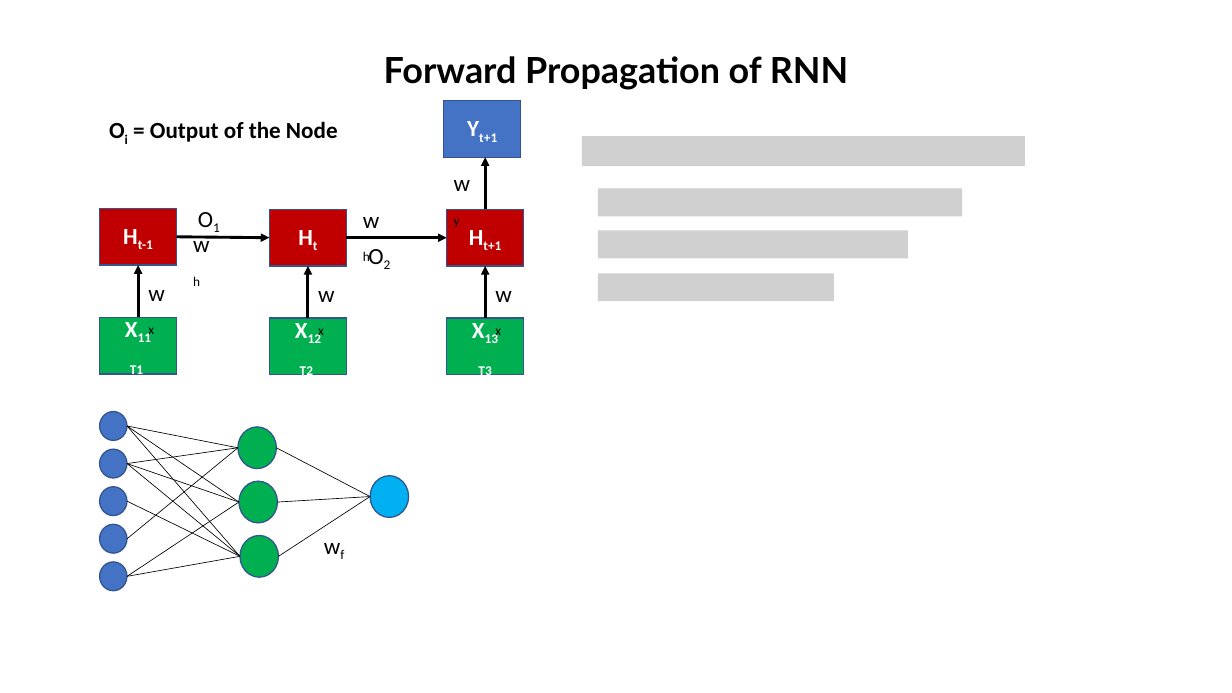
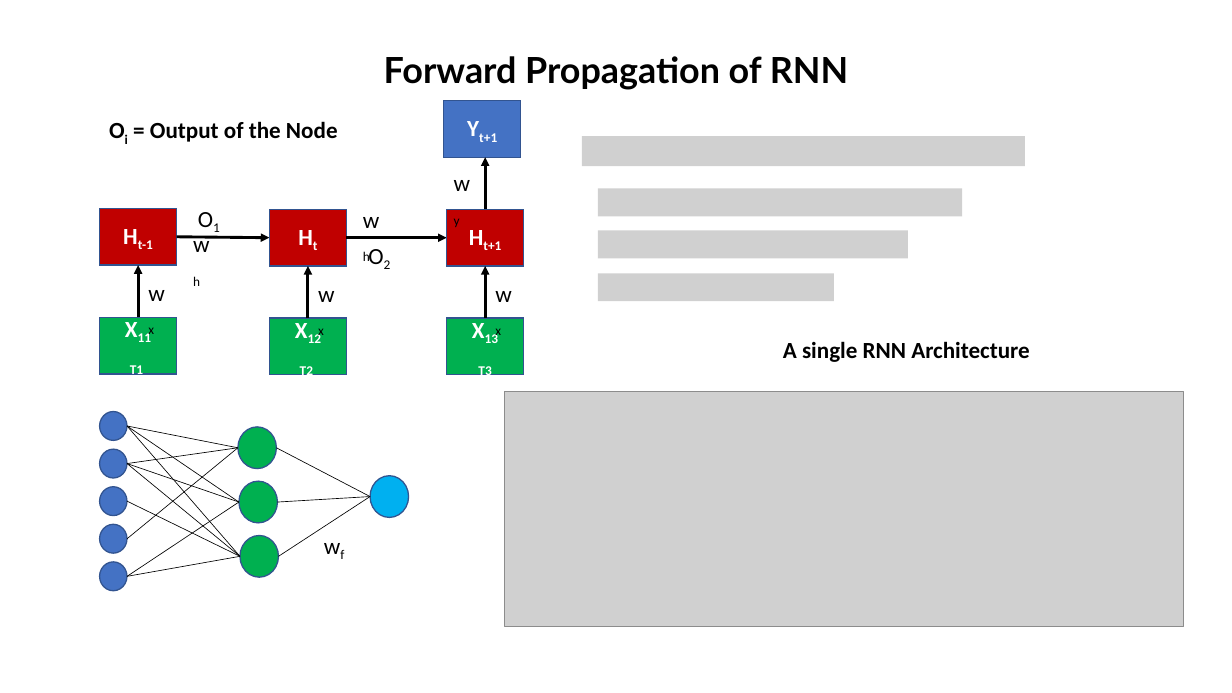
Before and after one commit to alaminbhuyan/ML_DL_AI_Files, a slide deck: slide 8 of DEEP LEARNING/RNN/RNN Concept.pptx. Drawn at 1232x693 pixels with LibreOffice and Linux fonts; fonts in the diff are those of the drawing; grey boxes stand for pictures. Boxes give left, top, right and bottom in pixels: in the first picture for what was removed or moved away, otherwise in the second. Text is boxed around its words. In the diff, an @@ line names an element or a change of style, - is before the commit and + after.

```diff
--- a/DEEP LEARNING/RNN/RNN Concept.pptx
+++ b/DEEP LEARNING/RNN/RNN Concept.pptx
@@ text added at box(783, 341, 1029, 362), 18 pt, text #000000, bold @@
+A single RNN Architecture
@@ picture added at box(506, 392, 1185, 627) @@
```
Also in this commit, not shown: 2 other slides changed, 12 slides added, 1 slide removed.
